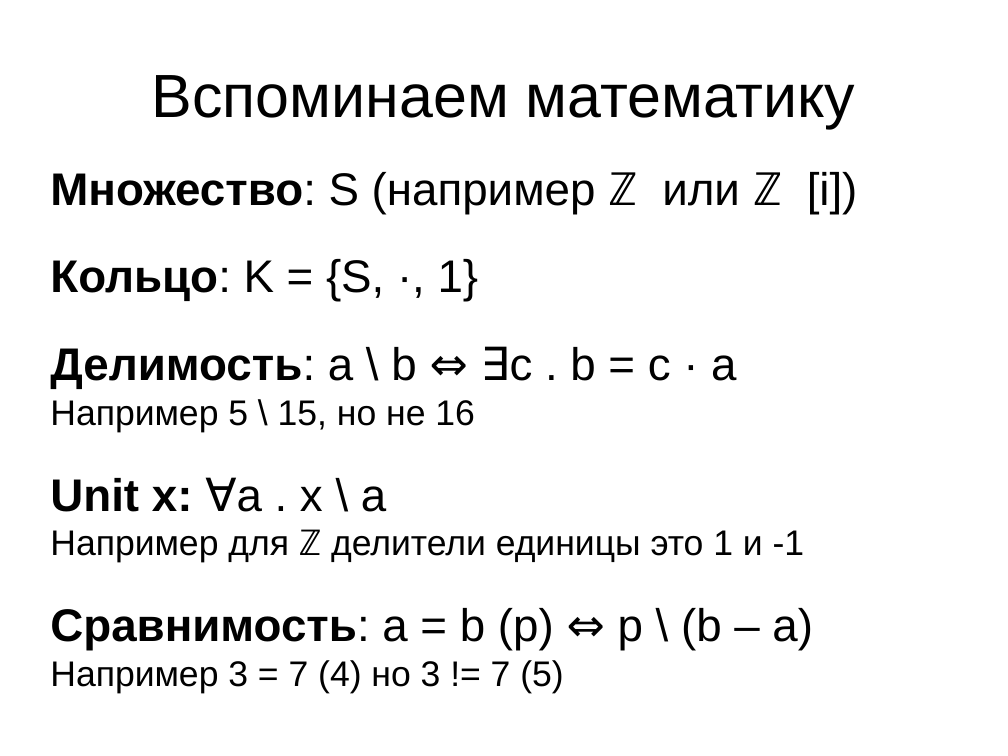
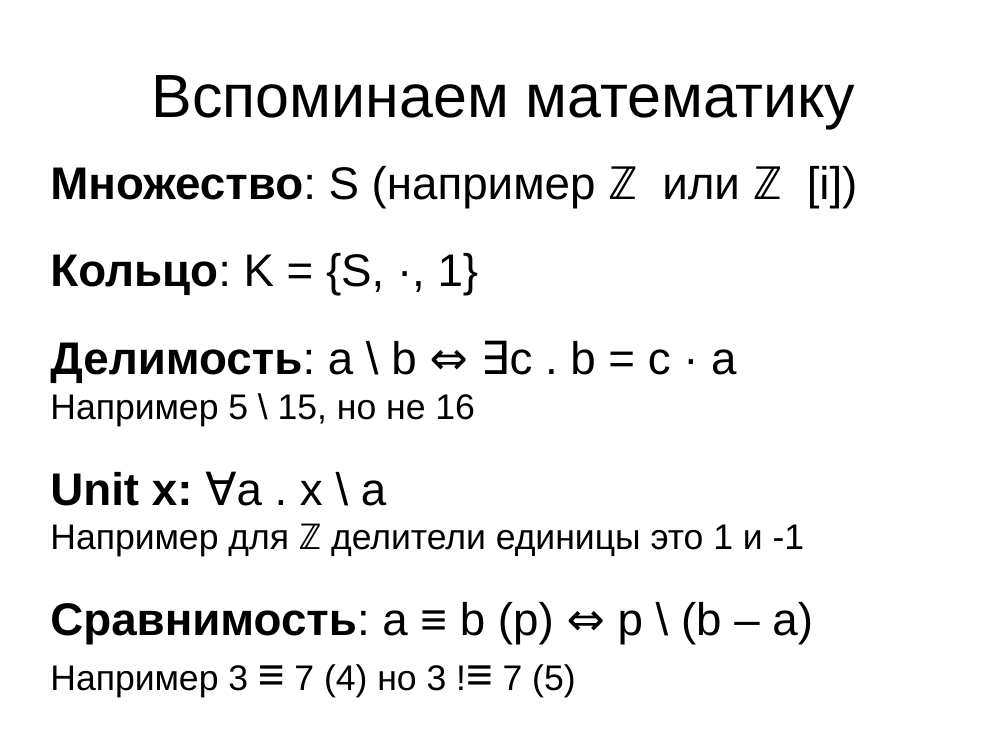
Before and after one commit to MIPT-ILab/cpp-lects-rus, a slide deck: slide 4 of slides/lec1-1-primes.odp. Drawn at 1008x756 pixels with LibreOffice and Linux fonts; fonts in the diff are those of the drawing. Boxes give left, top, right and bottom in pixels: in the first picture for what was removed or moved away, otherwise in the second. Text is boxed around its words. In the diff, an @@ line names an element or a change of style, - is before the commit and + after.

```diff
--- a/slides/lec1-1-primes.odp
+++ b/slides/lec1-1-primes.odp
@@ subtitle at (50,602,813,697): text changed @@
-Сравнимость: a = b (p) ⇔ p \ (b – a)
-Например 3 = 7 (4) но 3 != 7 (5)
+Сравнимость: a ≡ b (p) ⇔ p \ (b – a)
+Например 3 ≡ 7 (4) но 3 !≡ 7 (5)
```
Also in this commit, not shown: 3 other slides changed, 7 slides added, 2 other files.
